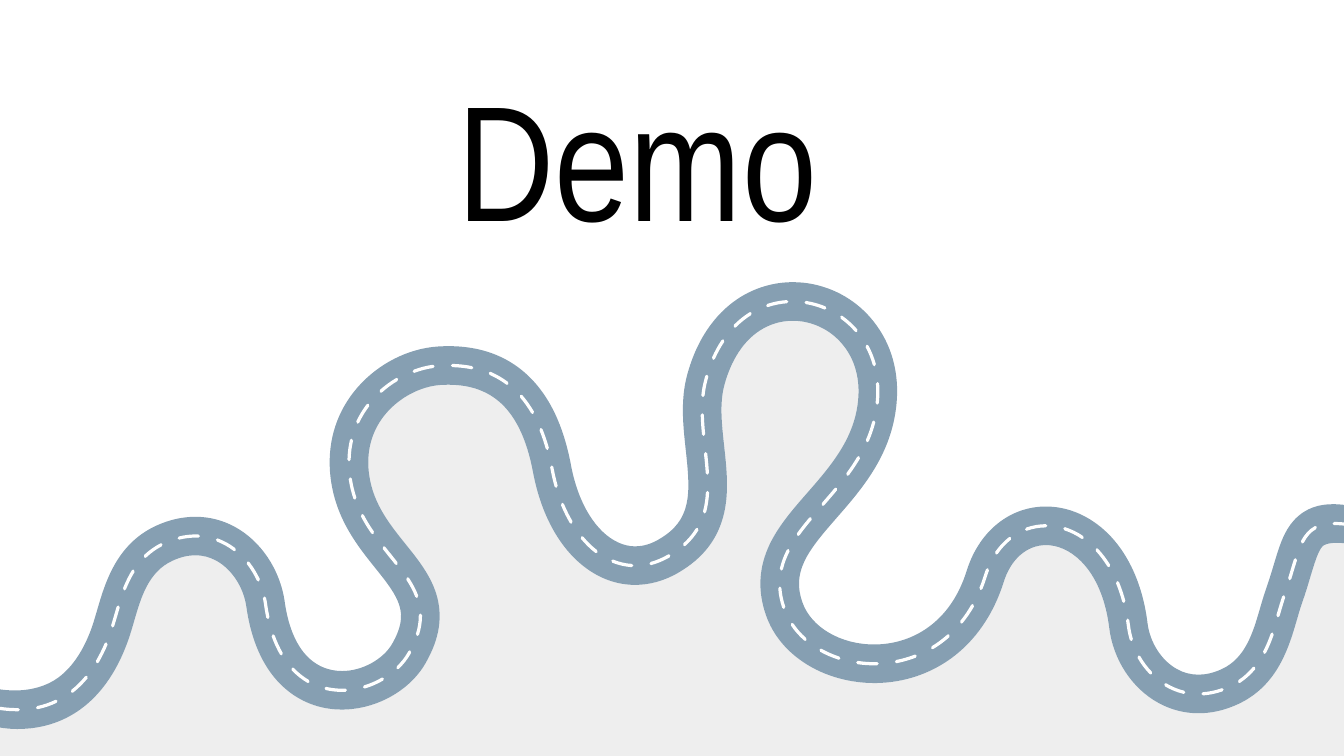
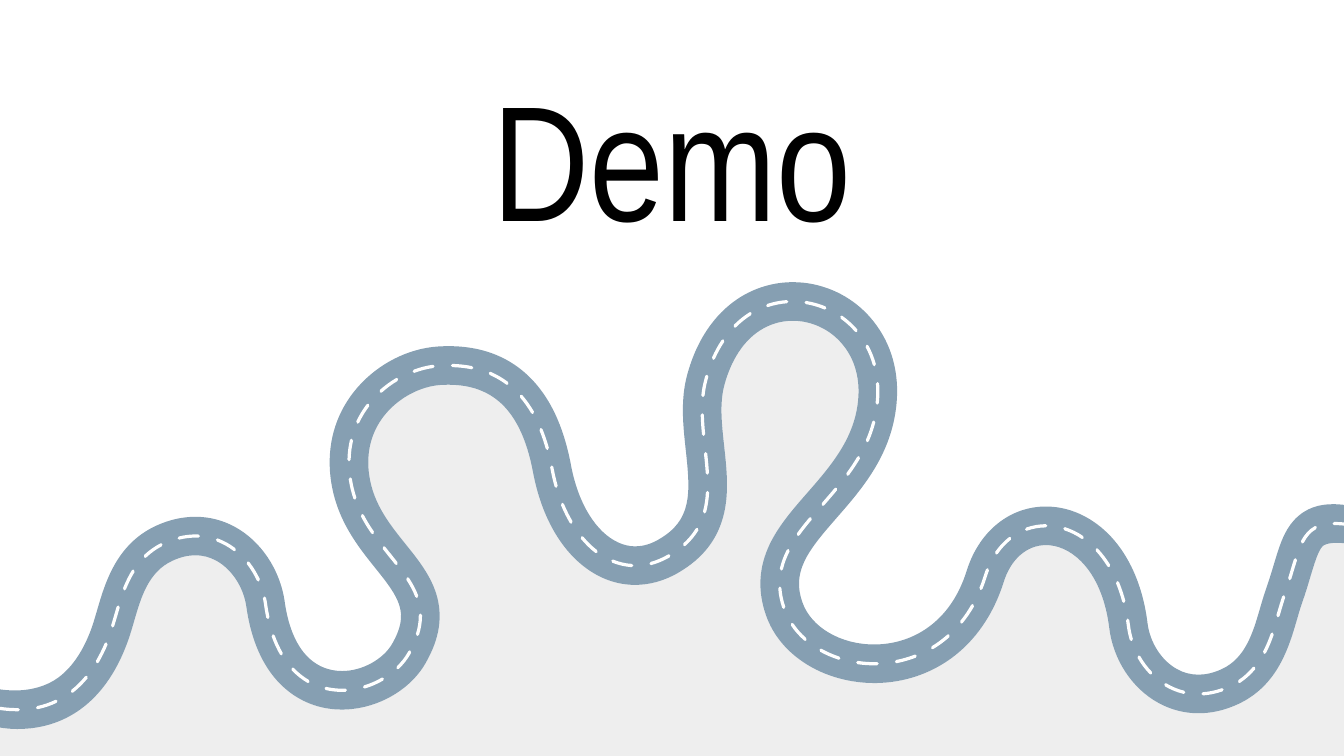
Before and after one commit to davidecapone/TrafficLightsOptimization, a slide deck: slide 18 of Presentation.pptx. Drawn at 1344x756 pixels with LibreOffice and Linux fonts; fonts in the diff are those of the drawing. Boxes give left, top, right and bottom in pixels: in the first picture for what was removed or moved away, otherwise in the second. Text is boxed around its words. In the diff, an @@ line names an element or a change of style, - is before the commit and + after.

Commit message:
corrected presentation

```diff
--- a/Presentation.pptx
+++ b/Presentation.pptx
@@ title "Demo" moved from (x1=458, y1=108, x2=817, y2=223) to (x1=492, y1=108, x2=851, y2=223) @@
@@ title "Demo" at (x1=492, y1=108, x2=851, y2=223): alignment left to centre @@
```
Also in this commit, not shown: 1 other file.
